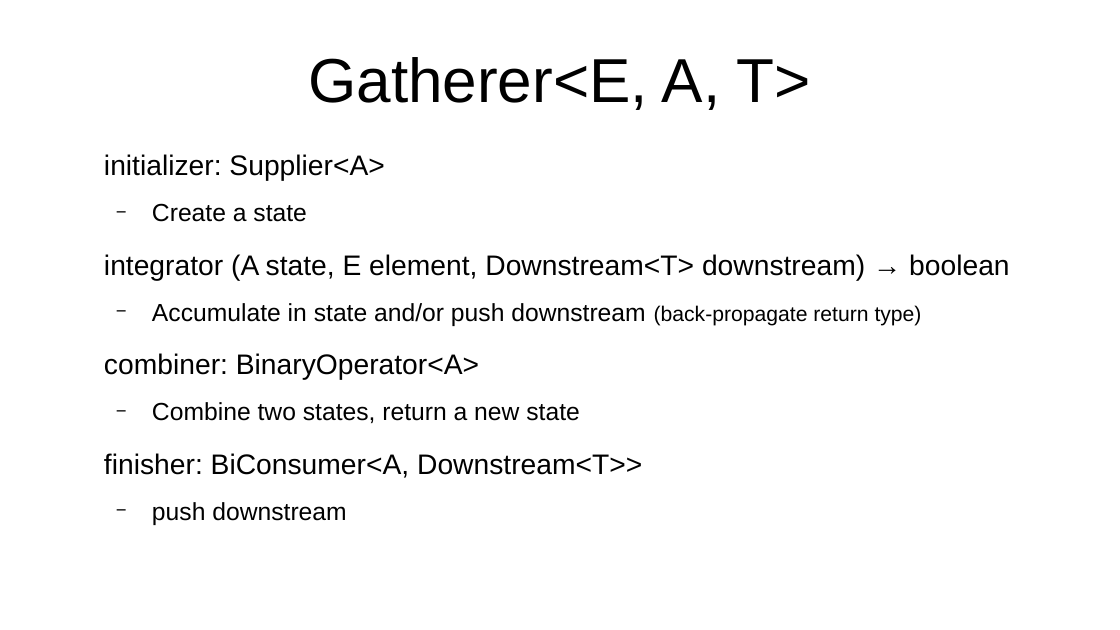
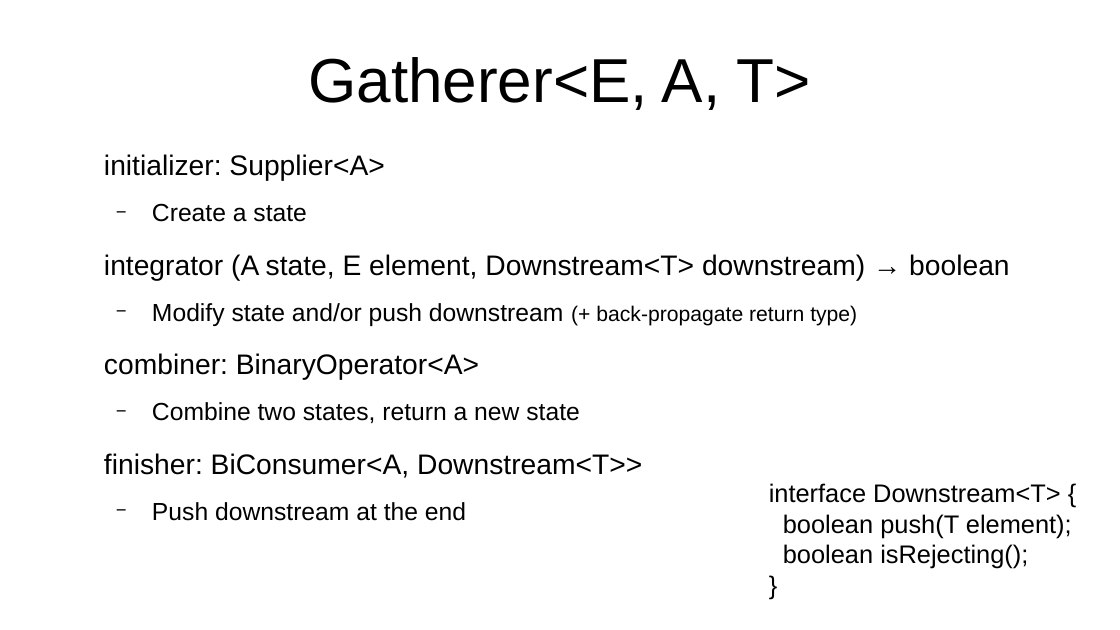
Before and after one commit to forax/we_are_all_to_gather, a slide deck: slide 18 of We are all to gather.odp (slide 16 before the commit). Drawn at 1120x630 pixels with LibreOffice and Linux fonts; fonts in the diff are those of the drawing. Boxes give left, top, right and bottom in pixels: in the first picture for what was removed or moved away, otherwise in the second. Text is boxed around its words. In the diff, an @@ line names an element or a change of style, - is before the commit and + after.

```diff
--- a/We are all to gather.odp
+++ b/We are all to gather.odp
@@ text at [152, 303, 857, 326]: text changed @@
-  − Accumulate in state and/or push downstream (back-propagate return type)
+  − Modify state and/or push downstream (+ back-propagate return type)
@@ text at [152, 502, 466, 521]: text changed @@
-  − push downstream
+  − Push downstream at the end
@@ text added at [769, 483, 1072, 569], 18 pt, text #000000 @@
+interface Downstream<T> {
+boolean push(T element);
+boolean isRejecting();
+}
```
Also in this commit, not shown: 8 other slides changed, 4 slides added, 1 slide removed, 1 other file.
